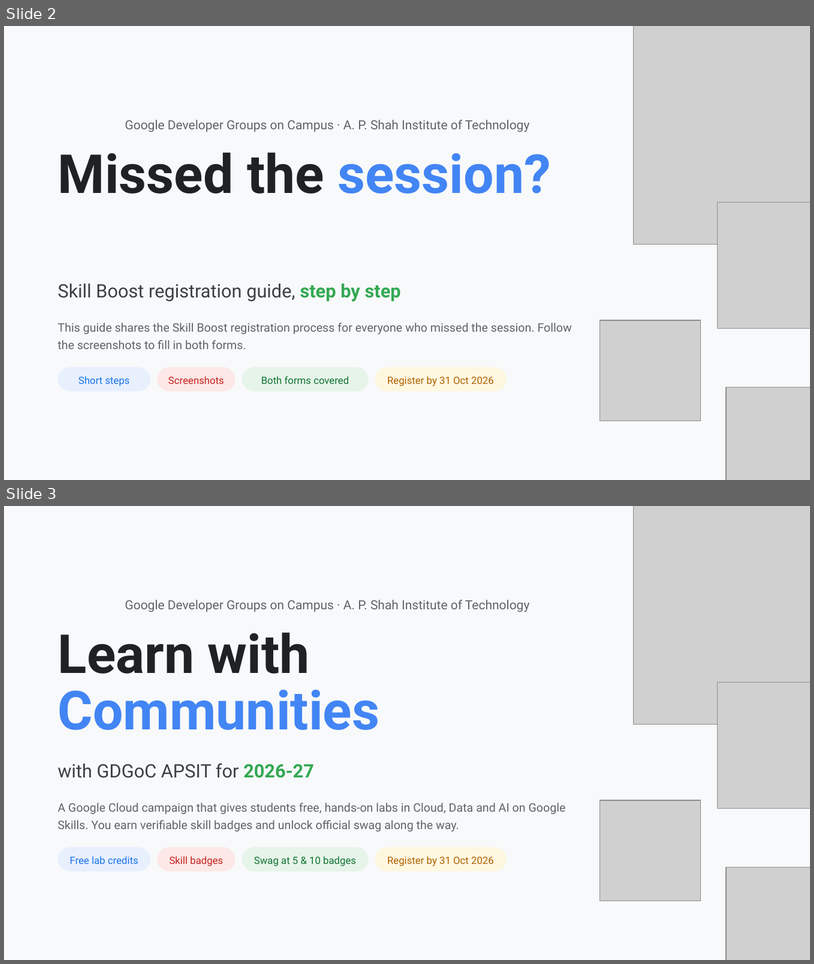
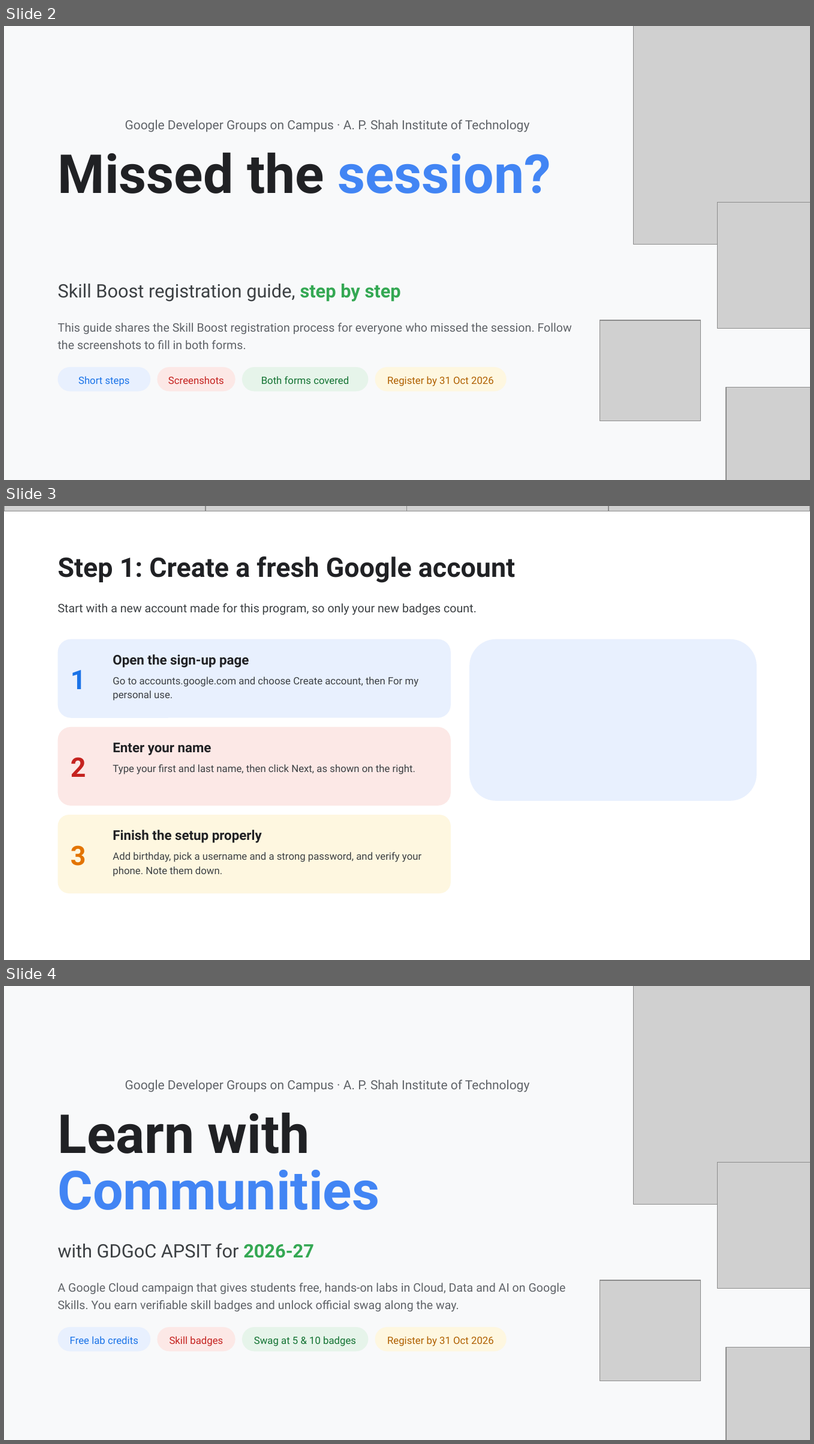
Before and after one commit to Viverun/Realism_Grade, a slide deck: Skill_Boost_Registration_Guide.pptx. Shown one above the other, each under a label of ours: slides 2 and 3 before the commit, slides 2, 3 and 4 after it. The pictures are 814x964 and 814x1444 pixels, drawn with LibreOffice and Linux fonts; fonts in the diff are those of the drawing; grey boxes stand for pictures; background and template pictures are left out. Boxes give left, top, right and bottom in pixels: in the first picture for what was removed or moved away, otherwise in the second. Text is boxed around its words. In the diff, an @@ line names an element or a change of style, - is before the commit and + after.

```diff
--- a/Skill_Boost_Registration_Guide.pptx
+++ b/Skill_Boost_Registration_Guide.pptx
@@ slide 3 added at [4,506,810,960], background #FFFFFF @@
@@ picture added at [4,506,206,511] @@
@@ picture added at [206,506,407,511] @@
@@ picture added at [408,506,609,511] @@
@@ picture added at [609,506,810,511] @@
@@ title added at [58,556,515,583], 32 pt, text #202124, bold @@
+Step 1: Create a fresh Google account
@@ text added at [58,603,477,615], 14 pt, text #3C4043 @@
+Start with a new account made for this program, so only your new badges count.
@@ rounded rectangle added at [58,639,451,718], fill #E8F0FE @@
@@ rounded rectangle added at [470,639,757,801], fill #E8F0FE @@
@@ text added at [113,654,249,667], 16 pt, text #202124, bold @@
+Open the sign-up page
@@ text added at [71,670,86,689], 32 pt, text #1A73E8, bold @@
+1
@@ text added at [113,676,419,700], 12 pt, text #3C4043 @@
+Go to accounts.google.com and choose Create account, then For my personal use.
@@ rounded rectangle added at [58,727,451,805], fill #FCE8E6 @@
@@ text added at [71,757,86,777], 32 pt, text #C5221F, bold @@
+2
@@ text added at [113,742,212,755], 16 pt, text #202124, bold @@
+Enter your name
@@ text added at [113,764,416,774], 12 pt, text #3C4043 @@
+Type your first and last name, then click Next, as shown on the right.
@@ rounded rectangle added at [58,814,451,893], fill #FEF7E0 @@
@@ text added at [113,829,262,843], 16 pt, text #202124, bold @@
+Finish the setup properly
@@ text added at [71,845,86,865], 32 pt, text #E37400, bold @@
+3
@@ text added at [113,852,422,876], 12 pt, text #3C4043 @@
+Add birthday, pick a username and a strong password, and verify your phone. Note them down.
@@ what was slide 3 is now slide 4 @@
```
